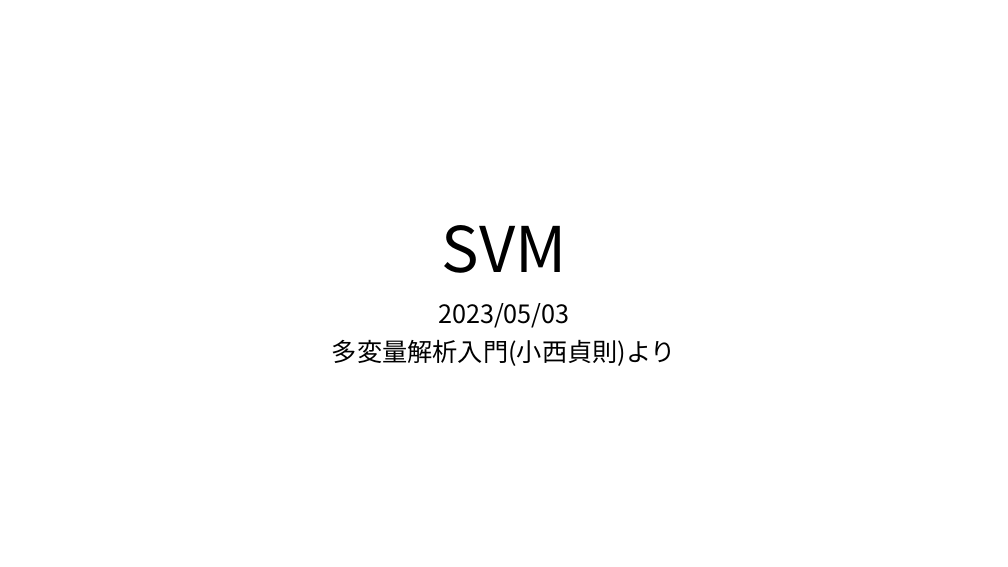
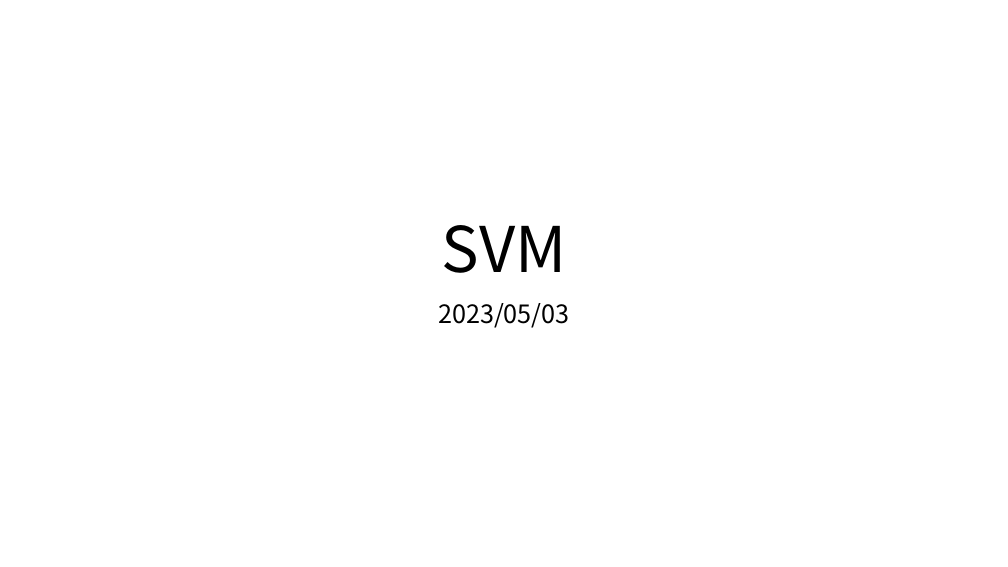
Before and after one commit to kaY-hR/MathNote, a slide deck: slide 1 of resource/サポートベクターマシン(SVM).pptx. Drawn at 1008x567 pixels with LibreOffice and Linux fonts; fonts in the diff are those of the drawing. Boxes give left, top, right and bottom in pixels: in the first picture for what was removed or moved away, otherwise in the second. Text is boxed around its words. In the diff, an @@ line names an element or a change of style, - is before the commit and + after.

```diff
--- a/resource/サポートベクターマシン(SVM).pptx
+++ b/resource/サポートベクターマシン(SVM).pptx
@@ subtitle at box(332, 339, 676, 366): paragraph removed @@
-多変量解析入門(小西貞則)より
```
Also in this commit, not shown: 1 other slide changed, 2 slides added, 22 other files.
